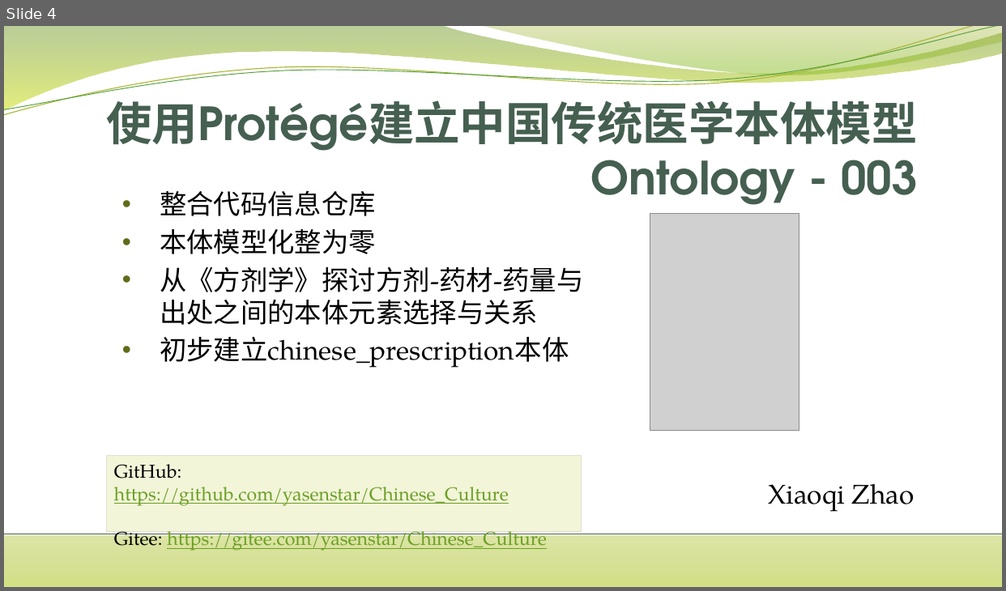
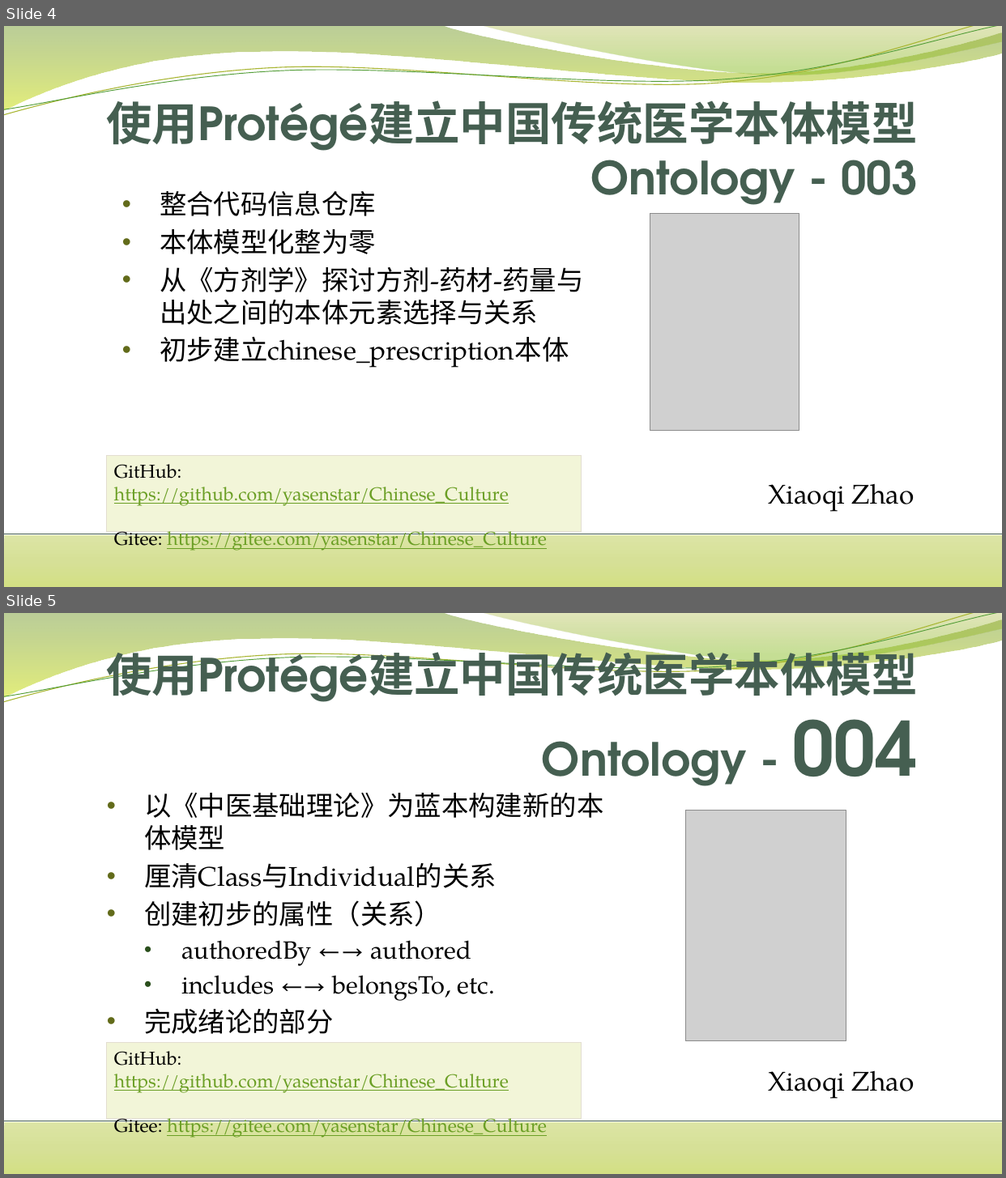
Before and after one commit to yasenstar/Chinese_Culture, a slide deck: 使用Protégé建立中国传统医学本体模型.pptx. Shown one above the other, each under a label of ours: slide 4 before the commit, slides 4 and 5 after it. The pictures are 1006x591 and 1006x1178 pixels, drawn with LibreOffice and Linux fonts; fonts in the diff are those of the drawing; grey boxes stand for pictures. Boxes give left, top, right and bottom in pixels: in the first picture for what was removed or moved away, otherwise in the second. Text is boxed around its words. In the diff, an @@ line names an element or a change of style, - is before the commit and + after.

```diff
--- a/使用Protégé建立中国传统医学本体模型.pptx
+++ b/使用Protégé建立中国传统医学本体模型.pptx
@@ slide 5 added at bbox=[4, 613, 1002, 1174], background #FFFFFF; not listed: 6 template elements that a slide beside it also shows @@
@@ title added at bbox=[106, 645, 918, 777], 44 pt, text #455F51, bold @@
+使用Protégé建立中国传统医学本体模型Ontology - 004
@@ text added at bbox=[144, 793, 603, 1034], 26 pt, text #000000 @@
+• 以《中医基础理论》为蓝本构建新的本体模型
+• 厘清Class与Individual的关系
+• 创建初步的属性（关系）
+  • authoredBy ←→ authored
+  • includes ←→ belongsTo, etc.
+• 完成绪论的部分
@@ picture added at bbox=[685, 811, 846, 1042] @@
@@ rectangle added at bbox=[107, 1043, 582, 1119], fill #F2F5D8, outline #E3DED1 0.75 pt, 18 pt, text #6B9F25, underline @@
+GitHub: https://github.com/yasenstar/Chinese_Culture
+Gitee: https://gitee.com/yasenstar/Chinese_Culture
@@ subtitle added at bbox=[768, 1071, 914, 1099], 26 pt, text #000000 @@
+Xiaoqi Zhao
```
Also in this commit, not shown: 2 other files.
